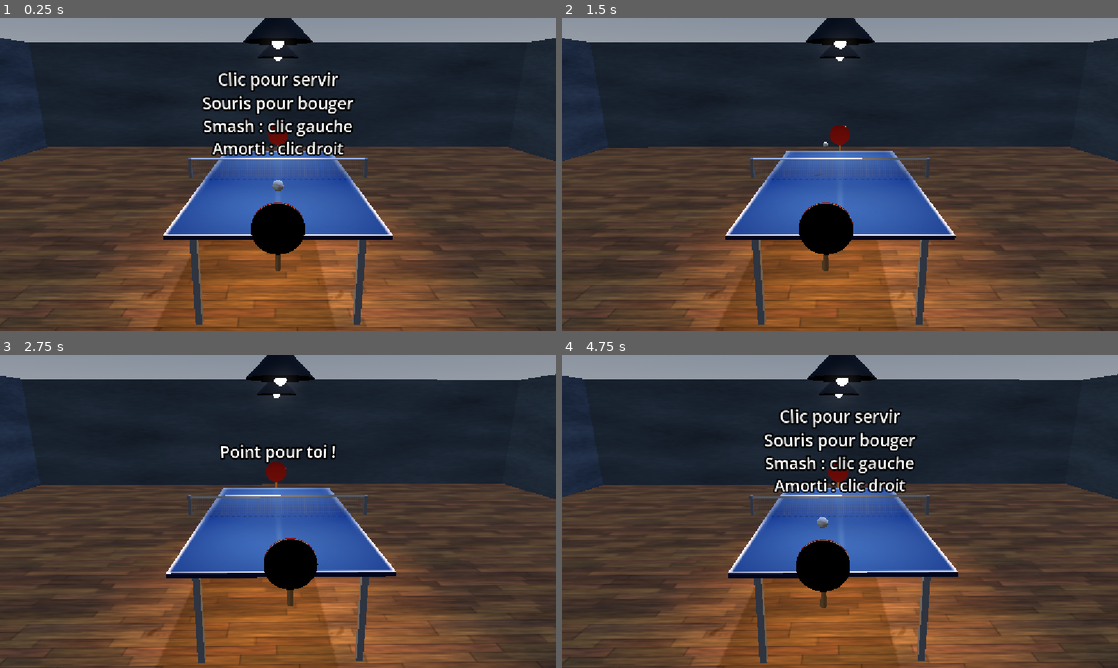
Above: before the commit, frames 1-4 (two rows, left to right).
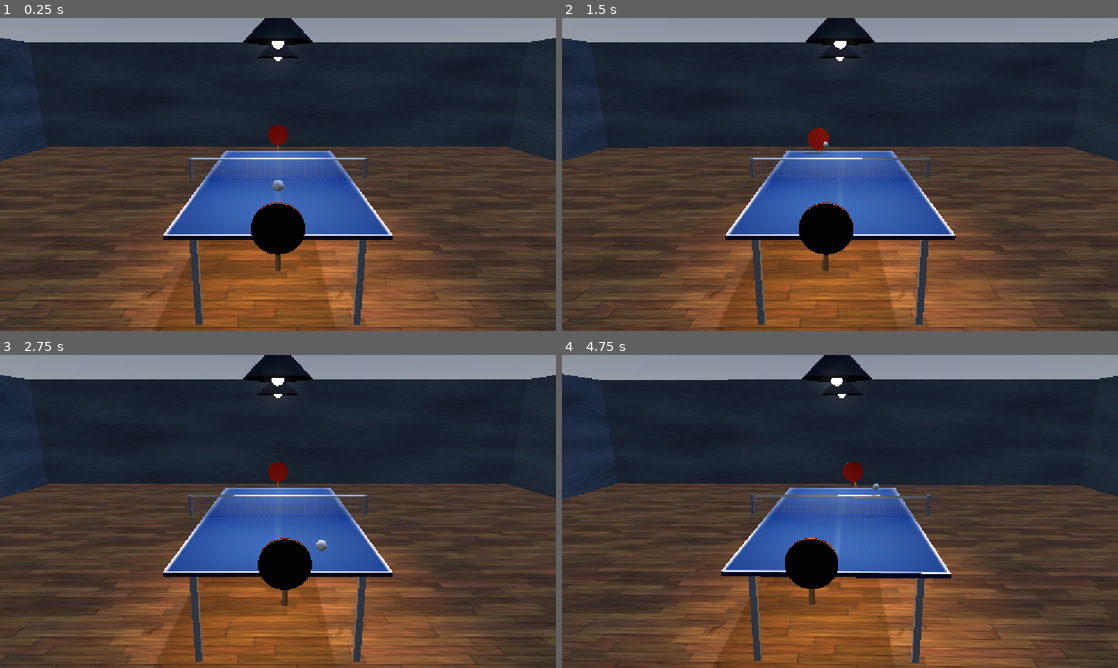
Above: after the commit, the same moments.

Repository: sylvainlap/slapingpong
Game: Godot game, scene res://scenes/main.tscn
Same seed, same stepped clock (60 frames per second), same inputs: the game is played once before the commit and once after it.
Inputs (mouse positions are in pixels of both pictures, inside the frame that each line leads up to):
- Up to frame 1 (0.25 s): no input
- Up to frame 2 (1.5 s): tap Enter at 0.5 s; move the mouse to (867, 174) at 0.52 s; hold Right mouse button (drop) 0.53-1.28 s; click (867, 174) at 0.8 s; move the mouse to (812, 174) at 1.27 s; click (812, 174) at 1.35 s
- Up to frame 3 (2.75 s): right-click (250, 511) at 1.55 s; move the mouse to (289, 505) at 2.02 s; hold Right mouse button (drop) from 2.03 s (still down); click (289, 505) at 2.3 s
- Up to frame 4 (4.75 s): move the mouse to (834, 517) at 2.77 s; release Right mouse button (drop) at 2.78 s; click (834, 517) at 2.85 s; right-click (834, 517) at 3.05 s; move the mouse to (878, 514) at 3.52 s; hold Right mouse button (drop) 3.53-4.28 s; click (878, 514) at 3.8 s; move the mouse to (795, 508) at 4.27 s; click (795, 508) at 4.35 s; right-click (795, 508) at 4.55 s

The runs differ from the first frame. In frame 1, 3.4% of the frame differs, in the area x 36-64%, y 16-44%; in frame 2, 0.4%; in frame 3, 5.6%; in frame 4, 12%, in the area x 0-100%, y 0-100%.

Commit message:
feat(game): almost working version

Diff:
--- a/scenes/main.gd
+++ b/scenes/main.gd
@@ -1,3 +1,6 @@
+# TODO: use LimboAI
+# TODO: ce serait pas plus intelligible de mettre du code dans des scripts de scenes ?
+
 extends Node3D
 
 enum State { SERVE, PLAY, POINT, GAMEOVER }
@@ -7,8 +10,11 @@
 const TABLE_HALF_LENGTH: float = 2.8 / 2.0
 const NET_HEIGHT: float = 0.2
 const BALL_RADIUS: float = 0.03
-const PLAYER_SIDE := 1
-const AI_SIDE := -1
+const PLAYER_SIDE: int = 1
+const AI_SIDE: int = -1
+const PADDLE_HIT_HALF_WIDTH: float = 0.24
+const PADDLE_HIT_MIN_HEIGHT: float = -0.1
+const PADDLE_HIT_MAX_HEIGHT: float = 0.55
 
 @export_category("Ball Physic")
 @export var gravity: float = -7.0
@@ -30,9 +36,15 @@
 @export var shot_speed: float = 3.4
 @export var smash_speed: float = 6.2
 @export var drop_speed: float = 2.3
+@export var smash_low_ball_miss_probability: float = 0.4
+@export var smash_miss_probability: float = 0.06
+@export var drop_back_penalty: float = 0.2
+@export var drop_streak_penalty: float = 0.12
 @export_category("AI")
 @export var ai_serve_timer: float = 1.2
 @export var ai_speed: float = 1.7
+@export var ai_forward_speed: float = 1.7
+@export var ai_paddle_z_min: float = 0.5
 @export var ai_miss_probability: float = 0.12
 @export_category("Mouse and Camera")
 @export var mouse_sensitivity: float = 0.002
@@ -46,42 +58,64 @@
 var _timer: float = 0.0
 
 var _ball_position: Vector3 = Vector3.ZERO
+var _previous_ball_position: Vector3 = Vector3.ZERO
 var _ball_velocity: Vector3 = Vector3.ZERO
 var _last_hitter: int = 0
 var _has_served_bounced: bool = false
 var _has_bounced: bool = false
 var _hit_count: int = 0
-
-var _player_paddle_target_x := 0.0
-var _player_paddle_x := 0.0
-var _player_paddle_velocity_x := 0.0
-var _player_paddle_target_z := 0.0
-var _player_paddle_z := 0.0
+var _is_drop_in_flight: bool = false
+var _consecutive_player_drops: int = 0
+
+var _player_paddle_target_x: float = 0.0
+var _player_paddle_x: float = 0.0
+var _player_paddle_velocity_x: float = 0.0
+var _player_paddle_target_z: float = paddle_z_max
+var _player_paddle_z: float = paddle_z_max
+var _previous_player_paddle_z := 0.0
 var _player_paddle_velocity_z := 0.0
 
-var _ai_paddle_target_x := 0.0
-var _ai_paddle_x := 0.0
-var _ai_paddle_velocity_x := 0.0
-var _ai_paddle_target_z := 0.0
+var _ai_paddle_target_x: float = 0.0
+var _ai_paddle_x: float = 0.0
+var _ai_paddle_velocity_x: float = 0.0
+var _ai_paddle_target_z: float = -paddle_z_max
 var _ai_paddle_z := 0.0
+var _previous_ai_paddle_z := 0.0
 var _ai_paddle_velocity_z := 0.0
 var _ai_positioning_error := 0.0
 
 var _camera_shake: float = 0.0
 var _mouse_motion: Vector2 = Vector2.ZERO
 var _announcement_tween: Tween
-
+var _base_mouse_sensitivity: float = 0.002
+
+#@onready var game_menu: GameMenu = $GameMenu
+#@onready var hud_layer: CanvasLayer = $Hud
 @onready var camera_3d: Camera3D = $Camera3D
 @onready var paddle_player: Node3D = $PaddlePlayer
 @onready var paddle_ai: Node3D = $PaddleAI
 @onready var ball: Node3D = $Ball
-@onready var label_3d: Label3D = $Label3D
+#@onready var player_score_label: Label = %PlayerScoreLabel
+#@onready var ai_score_label: Label = %AiScoreLabel
+#@onready var player_serve_indicator: Panel = %PlayerServeIndicator
+#@onready var ai_serve_indicator: Panel = %AiServeIndicator
+#@onready var status_message_label: Label = %StatusMessageLabel
+#@onready var announcement_label: Label = %AnnouncementLabel
 @onready var hit_player: AudioStreamPlayer3D = $Sfx/HitPlayer
 @onready var bounce_player: AudioStreamPlayer3D = $Sfx/BouncePlayer
+@onready var score_player: AudioStreamPlayer3D = $Sfx/ScorePlayer
+@onready var net_player: AudioStreamPlayer3D = $Sfx/NetPlayer
 
 
 func _ready() -> void:
+	# TODO to remove, the mouse is not captured at game launch
 	Input.mouse_mode = Input.MOUSE_MODE_CAPTURED
+	#game_menu.menu_opened.connect(_on_menu_opened)
+	#game_menu.menu_closed.connect(_on_menu_closed)
+	#game_menu.new_game_requested.connect(start_new_game)
+	#game_menu.ai_difficulty_changed.connect(set_difficulty)
+	#game_menu.mouse_sensitivity_changed.connect(_on_mouse_sensitivity_multiplier_changed)
+	_base_mouse_sensitivity = mouse_sensitivity
 	start_new_game()
 
 
@@ -89,6 +123,7 @@
 	if event is InputEventMouseMotion and Input.mouse_mode == Input.MOUSE_MODE_CAPTURED:
 		_mouse_motion += event.screen_relative
 
+	# TODO to remove, open game_menu
 	if event.is_action_pressed("ui_cancel"):
 		Input.mouse_mode = Input.MOUSE_MODE_VISIBLE
 
@@ -104,6 +139,8 @@
 			_play_state(delta)
 		State.POINT:
 			_point_state(delta)
+		State.GAMEOVER:
+			_game_over_state(delta)
 
 	_update_visuals(delta)
 	_update_hud()
@@ -118,14 +155,17 @@
 		0:
 			ai_serve_timer = 1.8
 			ai_speed = 1.3
+			ai_forward_speed = 1.2
 			ai_miss_probability = 0.22
 		1:
 			ai_serve_timer = 1.2
 			ai_speed = 1.7
+			ai_forward_speed = 1.7
 			ai_miss_probability = 0.12
 		2:
 			ai_serve_timer = 0.8
 			ai_speed = 2.2
+			ai_forward_speed = 2.2
 			ai_miss_probability = 0.05
 
 
@@ -136,11 +176,12 @@
 	_player_paddle_z = paddle_z_max
 	_ai_paddle_x = 0.0
 	_ai_paddle_z = -paddle_z_max
-	reset_paddle_input()
+	_camera_shake = 0.0
+	_reset_paddle_input()
 	_reset_serve()
 
 
-func reset_paddle_input() -> void:
+func _reset_paddle_input() -> void:
 	_mouse_motion = Vector2.ZERO
 	_player_paddle_target_x = _player_paddle_x
 	_player_paddle_target_z = _player_paddle_z
@@ -152,6 +193,8 @@
 	_has_served_bounced = false
 	_has_bounced = false
 	_hit_count = 0
+	_is_drop_in_flight = false
+	_consecutive_player_drops = 0
 	_ball_velocity = Vector3.ZERO
 
 	if _server == PLAYER_SIDE:
@@ -173,26 +216,35 @@
 			_launch_serve(_ai_paddle_x)
 
 
-func _launch_serve(x: float) -> void:
-	_ball_velocity = Vector3((randf_range(-0.5, 0.5) - x) / 0.95, 0.0, serve_speed * -_server)
+func _launch_serve(x_in: float) -> void:
+	_ball_velocity = Vector3((randf_range(-0.5, 0.5) - x_in) / 0.95, 0.0, serve_speed * -_server)
 	_last_hitter = _server
 	_message = ""
 	_state = State.PLAY
-	#_animate_paddle_swing(player_paddle if server_side == PLAYER_SIDE else ai_paddle, 40.0)
+	_animate_paddle_swing(paddle_player if _server == PLAYER_SIDE else paddle_ai, 40.0)
 	_play_hit_sound(Shot.NORMAL)
 
 
 func _apply_ball_physics(delta: float) -> void:
+	_previous_ball_position = _ball_position
 	_ball_velocity.y += gravity * delta
 	_ball_position += _ball_velocity * delta
 
 
-func _is_ball_landing_on_table() -> bool:
-	return _ball_velocity.y < 0.0 and _ball_position.y <= BALL_RADIUS and absf(_ball_position.x) <= TABLE_HALF_WIDTH and absf(_ball_position.z) <= TABLE_HALF_LENGTH
+func _is_ball_landing_on_table(previous_position: Vector3, current_position: Vector3, velocity: Vector3) -> bool:
+	return velocity.y < 0.0 \
+		and current_position.y <= BALL_RADIUS \
+		and previous_position.y >= BALL_RADIUS - 0.002 \
+		and absf(current_position.x) <= TABLE_HALF_WIDTH \
+		and absf(current_position.z) <= TABLE_HALF_LENGTH
+
+
+func _is_ball_out() -> bool:
+	return absf(_ball_position.x) > out_of_play_x or _ball_position.y < out_of_play_y or absf(_ball_position.z) > out_of_play_z
 
 
 func _table_bounce() -> int:
-	if _is_ball_landing_on_table():
+	if _is_ball_landing_on_table(_previous_ball_position, _ball_position, _ball_velocity):
 		_ball_position.y = BALL_RADIUS
 		_ball_velocity.y = -_ball_velocity.y * bounce_restitution
 		_ball_velocity.x *= bounce_damping
@@ -221,54 +273,115 @@
 func _play_state(delta: float) -> void:
 	_apply_ball_physics(delta)
 
+	# net
+	if _previous_ball_position.z * _ball_position.z < 0.0:
+		# TODO: a simplifier ? z near approx 0.0 ?
+		var crossing_fraction: float = _previous_ball_position.z / (_previous_ball_position.z - _ball_position.z)
+		var height_at_net: float = lerpf(_previous_ball_position.y, _ball_position.y, crossing_fraction)
+		var x_at_net: float = lerpf(_previous_ball_position.x, _ball_position.x, crossing_fraction)
+		if height_at_net < NET_HEIGHT + BALL_RADIUS * 0.5 and absf(x_at_net) < TABLE_HALF_WIDTH + 0.15:
+			_play_net_sound()
+			_end_point(-_last_hitter, "Filet !")
+			return
+
+	# bounced
 	var bounced: int = _table_bounce()
-
 	if bounced != 0:
 		_play_bounce_sound()
 		if bounced == _last_hitter:
-			if !_has_served_bounced:
+			if not _has_served_bounced:
 				_has_served_bounced = true
 			else:
-				_end_point(-_last_hitter)
+				_end_point(-_last_hitter, "Faute !")
 		elif _has_bounced:
-			_end_point(_last_hitter)
+			_end_point(_last_hitter, "Faute !")
 		else:
 			_has_bounced = true
+			# TODO: pas ouf de mettre ce code ici
+			if _is_drop_in_flight:
+				_ball_velocity.z *= 0.45
+				_ball_velocity.y *= 0.85
+				_is_drop_in_flight = false
+
+	# shot
+	if _ball_velocity.z > 0.0 and _previous_ball_position.z < _previous_player_paddle_z and _ball_position.z >= _player_paddle_z:
+		_try_hit_ball(PLAYER_SIDE, _player_paddle_x)
+	elif _ball_velocity.z < 0.0 and _previous_ball_position.z > _previous_ai_paddle_z and _ball_position.z <= _ai_paddle_z:
+		_try_hit_ball(AI_SIDE, _ai_paddle_x)
 
 	# out
-	if _ball_position.y <= out_of_play_y:
+	if _is_ball_out():
 		if _has_bounced:
-			_end_point(_last_hitter)
+			_end_point(_last_hitter, "Dehors !")
 		else:
-			_end_point(-_last_hitter)
-
-
-func _end_point(winner: int) -> void:
+			_end_point(-_last_hitter, "Dehors !")
+
+
+func _choose_shot(side_in: int) -> Shot:
+	if side_in == PLAYER_SIDE:
+		if _is_smash_requested():
+			return Shot.SMASH
+		if _is_drop_requested():
+			return Shot.DROP
+	elif side_in == AI_SIDE:
+		var dice: float = randf()
+		if _ball_position.y > 0.28 and dice < 0.2:
+			return Shot.SMASH
+		if _hit_count >= 1 and dice > 0.88:
+			return Shot.DROP
+
+	return Shot.NORMAL
+
+
+func _end_point(winner: int, reason: String = "") -> void:
+	if _state != State.PLAY:
+		return      # le point est déjà terminé (évite de le compter deux fois dans la même frame)
+
 	_score[winner] += 1
 	_state = State.POINT
 	_timer = 2.0
-	if winner == 1:
-		_message = "Point pour toi !"
-	elif winner == -1:
-		_message = "Point pour l'IA"
+	_play_score_sound()
+
+	var result_text: String = "Point pour toi !" if winner == PLAYER_SIDE else "Point pour l'IA"
+	_message = (reason + "\n" if reason != "" else "") + result_text
+
+	var player_points: int = _score[PLAYER_SIDE]
+	var ai_points: int = _score[AI_SIDE]
+	var has_reached_target: bool = player_points >= points_to_win or ai_points >= points_to_win
+	if has_reached_target and absi(player_points - ai_points) >= 2:
+		_state = State.GAMEOVER
+		_message = ("Victoire !" if player_points > ai_points else "Défaite...") + "\nClic pour rejouer"
+
+
+func _let_ball_fall(delta: float) -> void:
+	_apply_ball_physics(delta)
+	_table_bounce()
 
 
 func _point_state(delta: float) -> void:
+	_let_ball_fall(delta)
 	_timer -= delta
 	if _timer <= 0.0:
 		_update_server()
 		_reset_serve()
 
 
+func _game_over_state(delta: float) -> void:
+	_let_ball_fall(delta)
+	if _is_click_just_pressed():
+		start_new_game()
+
+
 func _update_server() -> void:
-	var total: int = _score[1] + _score[-1]
-	if total % 2 == 0:
+	var total: int = _score[PLAYER_SIDE] + _score[AI_SIDE]
+	var is_deuce_phase: bool = _score[PLAYER_SIDE] >= 10 and _score[AI_SIDE] >= 10
+	if is_deuce_phase or total % 2 == 0:
 		_server = -_server
-	else:
-		_server = _server
 
 
 func _update_player_paddle(delta: float) -> void:
+	_previous_player_paddle_z = _player_paddle_z
+
 	_player_paddle_target_x += _mouse_motion.x * mouse_sensitivity
 	_player_paddle_target_z += _mouse_motion.y * mouse_sensitivity
 	_mouse_motion = Vector2.ZERO
@@ -291,17 +404,24 @@
 
 
 func _update_ai_paddle(delta: float) -> void:
-	if _state == State.SERVE and _server == AI_SIDE:
-		_ai_paddle_target_z = -paddle_z_max
-
-	# for now
-	_ai_paddle_target_z = -paddle_z_max
-
-	_ai_paddle_target_x = clampf(_ai_paddle_target_x + _ai_positioning_error, paddle_x_min, paddle_x_max)
-	_ai_paddle_target_z = clampf(_ai_paddle_target_z, -paddle_z_max, -paddle_z_min)
+	_previous_ai_paddle_z = _ai_paddle_z
+
+	var target_x: float = 0.0
+	var target_z: float = -paddle_z_max
+
+	if _state == State.PLAY and _ball_velocity.z < 0.0 and _last_hitter == PLAYER_SIDE:
+		# elle avance seulement pour intercepter la balle
+		var interception: Vector2 = _predict_ai_interception()
+		target_x = interception.x + _ai_positioning_error
+		target_z = interception.y
+	elif _state == State.SERVE and _server == AI_SIDE:
+		target_x = _ball_position.x     # l'IA sert depuis le fond, derrière la balle
+
+	_ai_paddle_target_x = clampf(target_x, paddle_x_min, paddle_x_max)
+	_ai_paddle_target_z = clampf(target_z, -paddle_z_max, -ai_paddle_z_min)
 
 	var nx := move_toward(_ai_paddle_x, _ai_paddle_target_x, delta * ai_speed)
-	var nz := move_toward(_ai_paddle_z, _ai_paddle_target_z, delta * ai_speed)
+	var nz := move_toward(_ai_paddle_z, _ai_paddle_target_z, delta * ai_forward_speed)
 
 	_ai_paddle_velocity_x = (nx - _ai_paddle_x) / delta
 	_ai_paddle_velocity_z = (nz - _ai_paddle_z) / delta
@@ -327,28 +447,206 @@
 	_camera_shake = move_toward(_camera_shake, 0.0, delta * 0.2)
 
 
+func _animate_paddle_swing(paddle: Node3D, swing_degrees: float) -> void:
+	paddle.scale = Vector3.ONE * 1.2
+	paddle.rotation.x = deg_to_rad(-swing_degrees)
+	var tween: Tween = create_tween().set_parallel(true)
+	tween.tween_property(paddle, "scale", Vector3.ONE, 0.15)
+	tween.tween_property(paddle, "rotation:x", 0.0, 0.2)
+
+
 func _update_hud() -> void:
-	#var player_score_text := str(scores[PLAYER_SIDE])
-	#var ai_score_text := str(scores[AI_SIDE])
+	#var player_score_text: String = str(_score[PLAYER_SIDE])
+	#var ai_score_text: String = str(_score[AI_SIDE])
 	#if player_score_label.text != player_score_text:
 	#	player_score_label.text = player_score_text
 	#if ai_score_label.text != ai_score_text:
 	#	ai_score_label.text = ai_score_text
-	# la pastille dorée indique qui sert
-	#player_serve_indicator.modulate.a = 1.0 if server_side == PLAYER_SIDE else 0.0
-	#ai_serve_indicator.modulate.a = 1.0 if server_side == AI_SIDE else 0.0
-
-	if label_3d.text != _message:
-		label_3d.text = _message
+	## la pastille dorée indique qui sert
+	#player_serve_indicator.modulate.a = 1.0 if _server == PLAYER_SIDE else 0.0
+	#ai_serve_indicator.modulate.a = 1.0 if _server == AI_SIDE else 0.0
+	#if status_message_label.text != _message:
+	#	status_message_label.text = _message
+	pass
+
+
+func _show_announcement(text: String) -> void:
+	#announcement_label.text = text
+	#announcement_label.modulate.a = 1.0
+	#if _announcement_tween:
+	#	_announcement_tween.kill()
+	#_announcement_tween = create_tween()
+	#_announcement_tween.tween_interval(0.4)
+	#_announcement_tween.tween_property(announcement_label, "modulate:a", 0.0, 0.3)
+	pass
 
 
 func _play_hit_sound(shot_in: Shot) -> void:
-	hit_player.pitch_scale = [1.0, 1.3, 0.8][shot_in]
-	hit_player.volume_db = [0.0, -4.0, 4.0][shot_in]
+	match shot_in:
+		Shot.NORMAL:
+			hit_player.pitch_scale = 1.0
+			hit_player.volume_db = 0.0
+		Shot.SMASH:
+			hit_player.pitch_scale = 0.8
+			hit_player.volume_db = 4.0
+		Shot.DROP:
+			hit_player.pitch_scale = 1.3
+			hit_player.volume_db = -4.0
 	hit_player.play()
 
 
 func _play_bounce_sound() -> void:
-	bounce_player.pitch_scale = 1.0
-	bounce_player.volume_db = 0.0
 	bounce_player.play()
+
+
+func _play_net_sound() -> void:
+	net_player.play()
+
+
+func _play_score_sound() -> void:
+	score_player.play()
+
+
+func _on_menu_opened(is_title_screen: bool) -> void:
+	Input.mouse_mode = Input.MOUSE_MODE_VISIBLE
+	#hud_layer.visible = not is_title_screen
+
+
+func _on_menu_closed() -> void:
+	Input.mouse_mode = Input.MOUSE_MODE_CAPTURED
+	#hud_layer.visible = true
+	_reset_paddle_input()
+
+
+func _on_mouse_sensitivity_multiplier_changed(multiplier: float) -> void:
+	set_mouse_sensitivity(_base_mouse_sensitivity * multiplier)
+
+
+func _try_hit_ball(side_in: int, x_in: float) -> void:
+	if not _has_bounced or _last_hitter == side_in:
+		return
+
+	var is_in_reach: bool = absf(_ball_position.x - x_in) <= PADDLE_HIT_HALF_WIDTH and _ball_position.y >= PADDLE_HIT_MIN_HEIGHT and _ball_position.y <= PADDLE_HIT_MAX_HEIGHT
+
+	if not is_in_reach:
+		return
+
+	var shot: Shot = _choose_shot(side_in)
+	_hit_count += 1
+	_last_hitter = side_in
+	_has_bounced = false
+	_is_drop_in_flight = shot == Shot.DROP
+	if side_in == PLAYER_SIDE and shot != Shot.DROP:
+		_consecutive_player_drops = 0
+
+	var paddle_velocity_x: float = _player_paddle_velocity_x if side_in == PLAYER_SIDE else _ai_paddle_velocity_x
+	var hit_offset_ratio: float = (_ball_position.x - x_in) / PADDLE_HIT_HALF_WIDTH
+	var hit_height: float = maxf(_ball_position.y, 0.08)
+	var ball_speed: float = 0.0
+	var target_x: float = 0.0
+	var target_depth: float = 0.0               # profondeur visée de l'autre côté du filet (valeur positive)
+	var net_clearance_margin: float = 0.1
+
+	match shot:
+		Shot.DROP:
+			ball_speed = drop_speed
+			target_depth = randf_range(0.22, 0.42)
+			if side_in == PLAYER_SIDE:
+				# depuis le fond ou en série, l'amorti est plus long (donc plus facile à rattraper)
+				target_depth += (_player_paddle_z - paddle_z_min) * drop_back_penalty + _consecutive_player_drops * drop_streak_penalty
+				_consecutive_player_drops += 1
+			target_x = clampf(_ball_position.x + hit_offset_ratio * 0.3, -0.55, 0.55)
+		Shot.SMASH:
+			ball_speed = smash_speed + minf(_hit_count * 0.08, 0.8)
+			target_depth = randf_range(0.9, 1.22)
+			target_x = clampf(_ball_position.x + hit_offset_ratio * 0.7 + paddle_velocity_x * 0.25, -0.7, 0.7)
+			net_clearance_margin = 0.04
+			# risque : un smash sur une balle basse finit souvent dans le filet ou trop long
+			var is_smash_missed: bool = (hit_height < 0.18 and randf() < smash_low_ball_miss_probability) or randf() < smash_miss_probability
+			if is_smash_missed:
+				target_depth = TABLE_HALF_LENGTH + 0.4
+		_:
+			ball_speed = shot_speed + minf(_hit_count * 0.12, 2.2)
+			target_depth = randf_range(0.45, 1.15)
+			if side_in == PLAYER_SIDE:
+				target_x = clampf(x_in + hit_offset_ratio * 0.5 + paddle_velocity_x * 0.15, -0.65, 0.65)
+			else:
+				target_x = randf_range(-0.6, 0.6)
+				if randf() < ai_miss_probability:
+					target_x = signf(target_x) * randf_range(0.85, 1.1)   # coup raté : dehors
+
+	if side_in == PLAYER_SIDE:
+		_ai_positioning_error = randf_range(-0.12, 0.12)
+
+	# la balle est frappée à la hauteur et à la profondeur de la raquette
+	var paddle_z: float = _player_paddle_z if side_in == PLAYER_SIDE else _ai_paddle_z
+	_ball_position = Vector3(_ball_position.x, hit_height, paddle_z)
+	_aim_ball_at_target(side_in, target_x, target_depth, ball_speed, net_clearance_margin)
+
+	var swing_degrees: float = 40.0
+	if shot == Shot.DROP:
+		swing_degrees = 15.0
+	elif shot == Shot.SMASH:
+		swing_degrees = 85.0
+		_camera_shake = camera_shake_intensity
+	_animate_paddle_swing(paddle_player if side_in == PLAYER_SIDE else paddle_ai, swing_degrees)
+	_play_hit_sound(shot)
+
+	if shot != Shot.NORMAL:
+		var announcer_prefix: String = "" if side_in == PLAYER_SIDE else "IA : "
+		_show_announcement(announcer_prefix + ("Smash !" if shot == Shot.SMASH else "Amorti"))
+
+
+## Calcule la vitesse de la balle pour qu'elle rebondisse en (target_x, profondeur voulue de l'autre côté)
+## en passant au-dessus du filet. Si le filet n'est pas franchi, la cible est reculée par pas de 10 cm.
+func _aim_ball_at_target(hitter_side: int, target_x: float, target_depth_from_net: float, ball_speed: float, net_clearance_margin: float) -> void:
+	var start_z := _ball_position.z
+	var start_height := _ball_position.y
+	var current_depth := target_depth_from_net
+	var vertical_speed := 0.0
+	var flight_time := 1.0
+	for attempt in 8:
+		flight_time = absf(-hitter_side * current_depth - start_z) / ball_speed
+		vertical_speed = (BALL_RADIUS - start_height - 0.5 * gravity * flight_time * flight_time) / flight_time
+		var flight_time_to_net := absf(start_z) / ball_speed
+		var height_at_net := start_height + vertical_speed * flight_time_to_net + 0.5 * gravity * flight_time_to_net * flight_time_to_net
+		if height_at_net > NET_HEIGHT + net_clearance_margin:
+			break
+		current_depth = minf(current_depth + 0.1, maxf(current_depth, TABLE_HALF_LENGTH - 0.1))
+	_ball_velocity = Vector3((target_x - _ball_position.x) / flight_time, vertical_speed, -hitter_side * ball_speed)
+
+
+func _predict_ai_interception() -> Vector2:
+	var predicted_position: Vector3 = _ball_position
+	var predicted_velocity: Vector3 = _ball_velocity
+	var has_bounced: bool = _has_bounced
+	var step: float = 1.0 / 60.0
+	var best_interception: Vector2 = Vector2(predicted_position.x, -paddle_z_max)
+
+	for i in 180:
+		var previous_predicted_position: Vector3 = predicted_position
+		predicted_velocity.y += gravity * step
+		predicted_position += predicted_velocity * step
+
+		if _is_ball_landing_on_table(previous_predicted_position, predicted_position, predicted_velocity):
+			predicted_position.y = BALL_RADIUS
+			predicted_velocity.y = -predicted_velocity.y * bounce_restitution
+			predicted_velocity.x *= bounce_damping
+			predicted_velocity.z *= bounce_damping
+			if predicted_position.z < 0.0:
+				if has_bounced:
+					break               # second rebond : trop tard
+				has_bounced = true
+				if _is_drop_in_flight:
+					predicted_velocity.z *= 0.45
+					predicted_velocity.y *= 0.85
+
+		var is_reachable: bool = has_bounced and predicted_position.y >= 0.0 and predicted_position.y <= 0.5 and predicted_position.z < -0.25
+		if is_reachable:
+			best_interception = Vector2(predicted_position.x, clampf(predicted_position.z, -paddle_z_max, -ai_paddle_z_min))
+			if predicted_position.z <= -1.3:
+				return best_interception
+
+		if predicted_position.z < -2.4 or predicted_position.y < -0.5:
+			break
+	return best_interception
--- a/scenes/main.tscn
+++ b/scenes/main.tscn
@@ -9,6 +9,8 @@
 [ext_resource type="PackedScene" uid="uid://22h5ou8x768n" path="res://scenes/ball/ball.tscn" id="6_tefeu"]
 [ext_resource type="AudioStream" uid="uid://br3wrbmatsl17" path="res://assets/sounds/hit.wav" id="8_tipki"]
 [ext_resource type="AudioStream" uid="uid://cdiv3eki3cind" path="res://assets/sounds/bounce.wav" id="9_85g3d"]
+[ext_resource type="AudioStream" uid="uid://cwwog3ai7kben" path="res://assets/sounds/score.wav" id="10_choun"]
+[ext_resource type="AudioStream" uid="uid://buy1rbo6lcc6t" path="res://assets/sounds/net.wav" id="11_ya4ey"]
 
 [sub_resource type="ProceduralSkyMaterial" id="ProceduralSkyMaterial_jyhfs"]
 sky_horizon_color = Color(0.66224277, 0.6717428, 0.6867428, 1)
@@ -104,9 +106,6 @@
 
 [node name="Ball" parent="." unique_id=110802111 instance=ExtResource("6_tefeu")]
 
-[node name="Label3D" type="Label3D" parent="." unique_id=551551184]
-transform = Transform3D(1, 0, 0, 0, 1, 0, 0, 0, 1, 0, 0.6628866, 0)
-
 [node name="Sfx" type="Node3D" parent="." unique_id=394502668]
 
 [node name="HitPlayer" type="AudioStreamPlayer3D" parent="Sfx" unique_id=2103598615]
@@ -114,3 +113,9 @@
 
 [node name="BouncePlayer" type="AudioStreamPlayer3D" parent="Sfx" unique_id=2048603712]
 stream = ExtResource("9_85g3d")
+
+[node name="ScorePlayer" type="AudioStreamPlayer3D" parent="Sfx" unique_id=315339098]
+stream = ExtResource("10_choun")
+
+[node name="NetPlayer" type="AudioStreamPlayer3D" parent="Sfx" unique_id=1497805035]
+stream = ExtResource("11_ya4ey")
